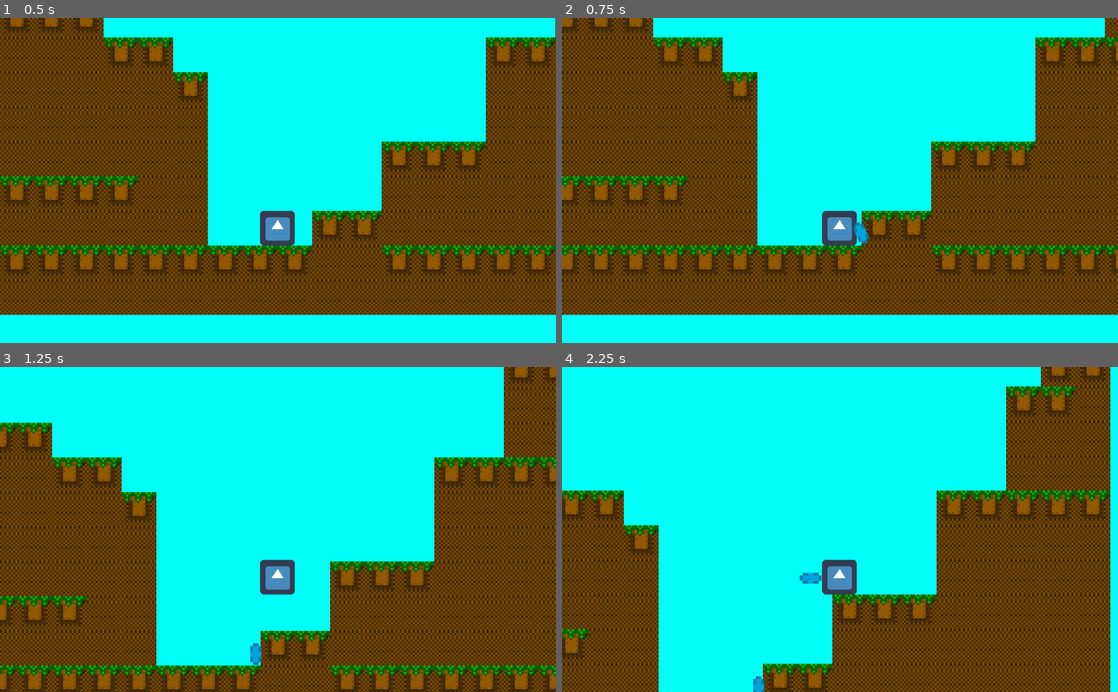
Above: before the commit, frames 1-4 (two rows, left to right).
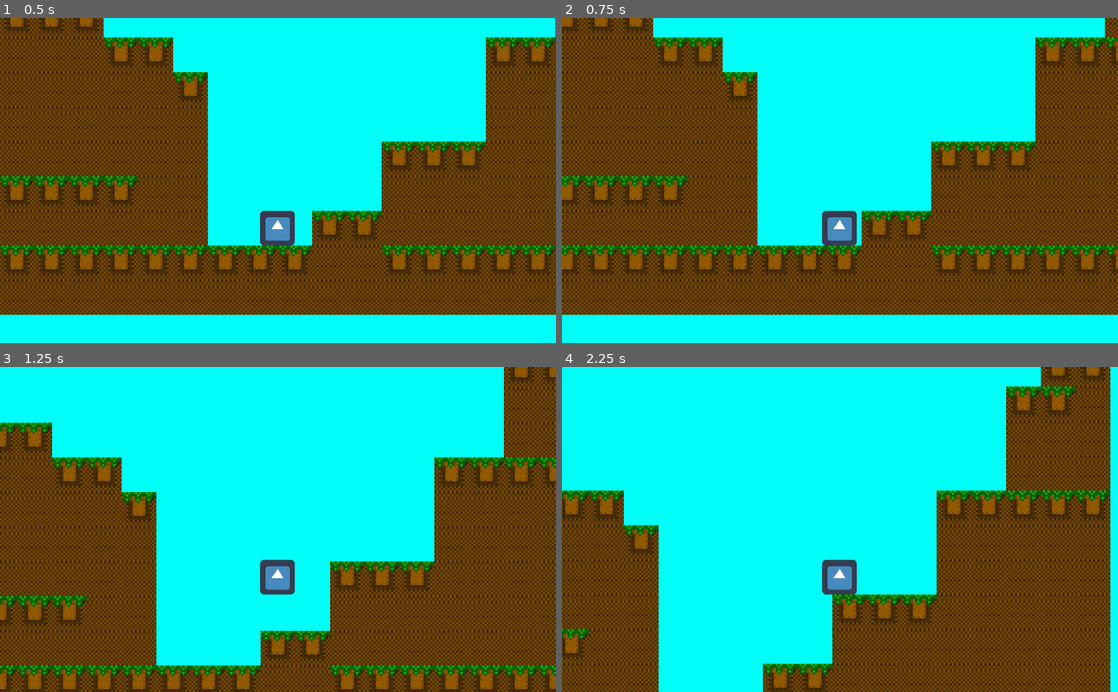
Above: after the commit, the same moments.

Repository: iloveusername/CodeOrCreateNerdsGame
Game: Godot game, scene res://Scenes/Test Scene.tscn
The game is run twice, just before and just after one commit, with the same random seed, the same clock (stepped at 60 frames per second) and the same inputs. The engine's default icon, where the game draws it, is replaced by a stand-in: a white triangle on a blue panel in a dark square.
Inputs (mouse positions are in pixels of both pictures, inside the frame that each line leads up to):
- Up to frame 1 (0.5 s): no input
- Up to frame 2 (0.75 s): move the mouse to (962, 164) at 0.52 s; press the mouse at (962, 164) at 0.53 s; hold Right (ui_right) from 0.53 s (still down)
- Up to frame 3 (1.25 s): keep holding Right (ui_right); tap Space (ui_select) at 0.77 s
- Up to frame 4 (2.25 s): move the mouse to (728, 545) at 1.27 s; release the mouse at (728, 545) at 1.28 s; click (728, 545) at 1.35 s; tap Space (ui_select) at 1.52 s; move the mouse to (895, 458) at 2.02 s; release Right (ui_right) at 2.03 s; press the mouse at (895, 458) at 2.03 s; hold Left (ui_left) from 2.03 s (still down)

Frame 1 is identical in both runs. In frame 2, 0.1% of the frame differs, in the area x 52-56%, y 62-70%; in frame 3, 0.1%; in frame 4, 0.2%, in the area x 34-47%, y 63-100%.

Commit message:
Even Better Shooting

Diff:
--- a/Scripts/Player.gd
+++ b/Scripts/Player.gd
@@ -6,6 +6,7 @@
 const AIR_RESISTENCE = 0.02
 const GRAVITY = 11
 const JUMP_FORCE = 300
+const XKICKBACK = 500
 
 var motion = Vector2.ZERO
 var maxSpeed = 200
@@ -16,6 +17,7 @@
 var bulletSpeed = 500
 var bullet = preload("res://Scenes/Bullet.tscn")
 var shootRefresh = 100
+var charge = 0
 
 func _physics_process(delta):
 
@@ -53,17 +55,25 @@
 		facingDir = -1
 
 #Shooting
-	if Input.is_action_pressed("LMB") && shootRefresh == 100:
+	if Input.is_action_pressed("LMB"):
+		charge += 1
+	else:
+		charge -= 1
+
+	if charge == 100 && shootRefresh == 100:
 		shootRefresh = 0
+		charge = 0
 		shoot()
+		motion.x += XKICKBACK*-facingDir
 
 	if shootRefresh != 100:
 		shootRefresh += 1
 
 	shootRefresh = clamp(shootRefresh, 0, 100)
+	charge = clamp(charge, 0, 100)
 
 	motion = move_and_slide(motion, Vector2.UP)
-	print(shootRefresh)
+	print(charge)
 
 #Bullet Stuff
 func shoot():
